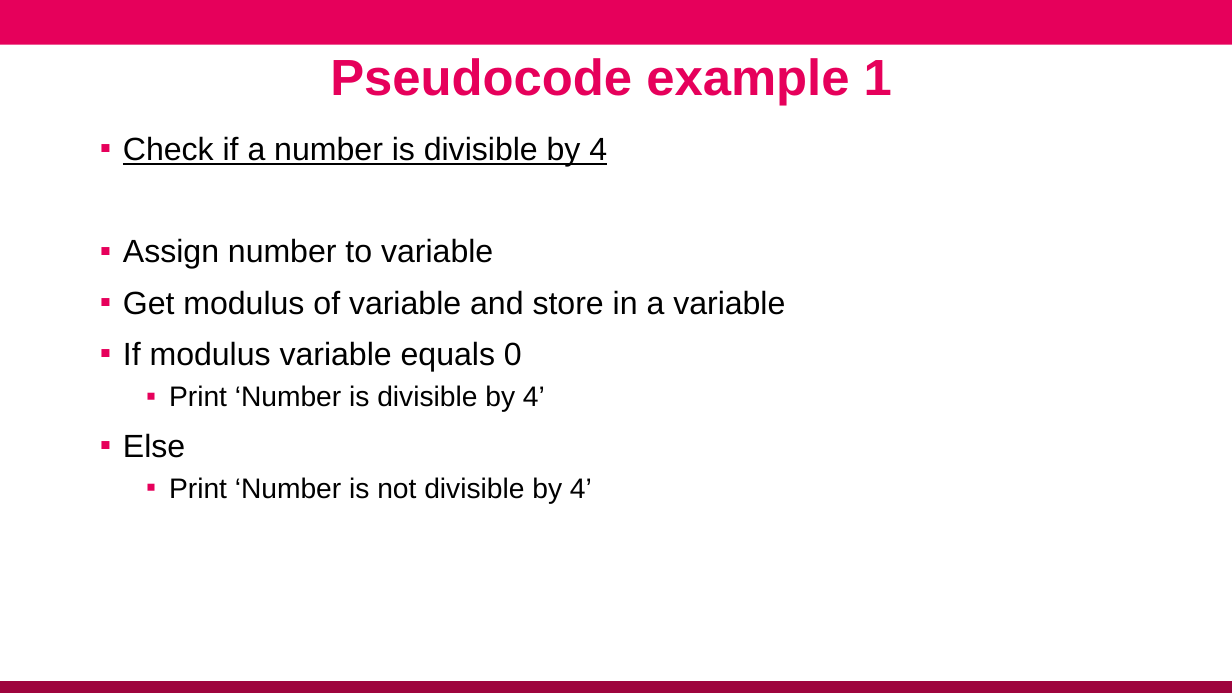
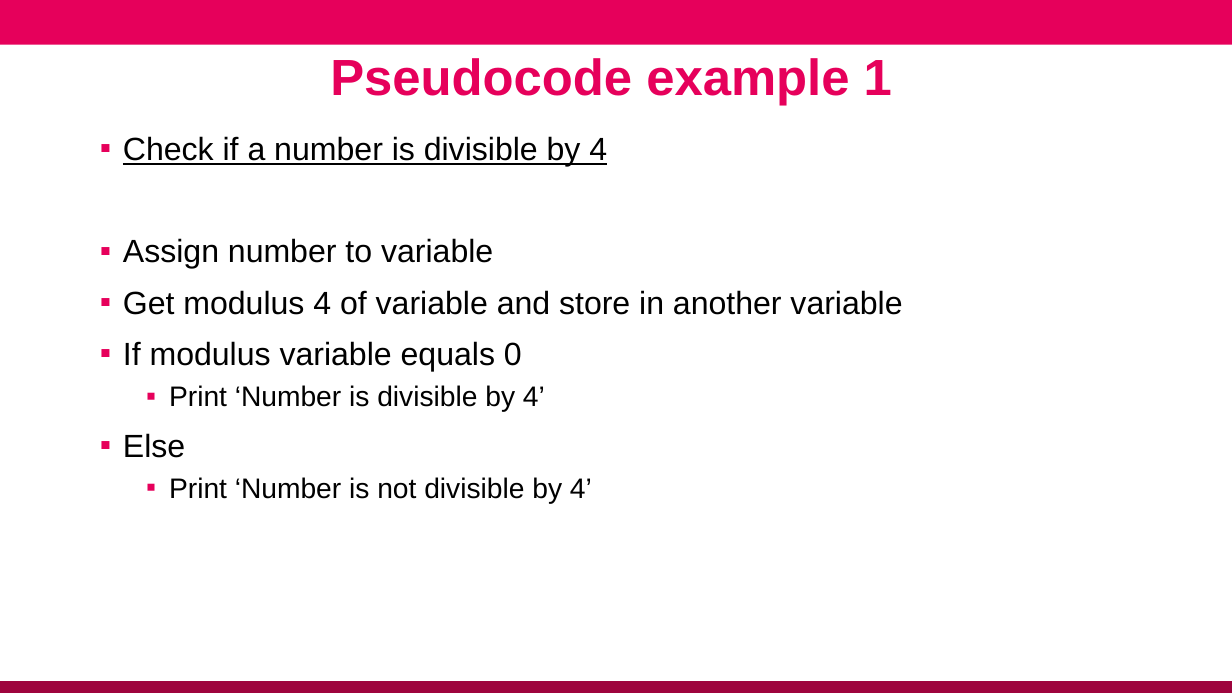
Before and after one commit to conmeehan/conmeehan.github.io, a slide deck: slide 22 of PathogenDataCourse/SlideSets/ConceptsInComputerProgramming.pptx. Drawn at 1232x693 pixels with LibreOffice and Linux fonts; fonts in the diff are those of the drawing; background and template pictures are left out. Boxes give left, top, right and bottom in pixels: in the first picture for what was removed or moved away, otherwise in the second. Text is boxed around its words. In the diff, an @@ line names an element or a change of style, - is before the commit and + after.

```diff
--- a/PathogenDataCourse/SlideSets/ConceptsInComputerProgramming.pptx
+++ b/PathogenDataCourse/SlideSets/ConceptsInComputerProgramming.pptx
@@ text at [123, 290, 902, 315]: text changed @@
-▪ Get modulus of variable and store in a variable
+▪ Get modulus 4 of variable and store in another variable
```
Also in this commit, not shown: 3 other slides changed, 1 slide added, 1 slide removed, 3 other files.
